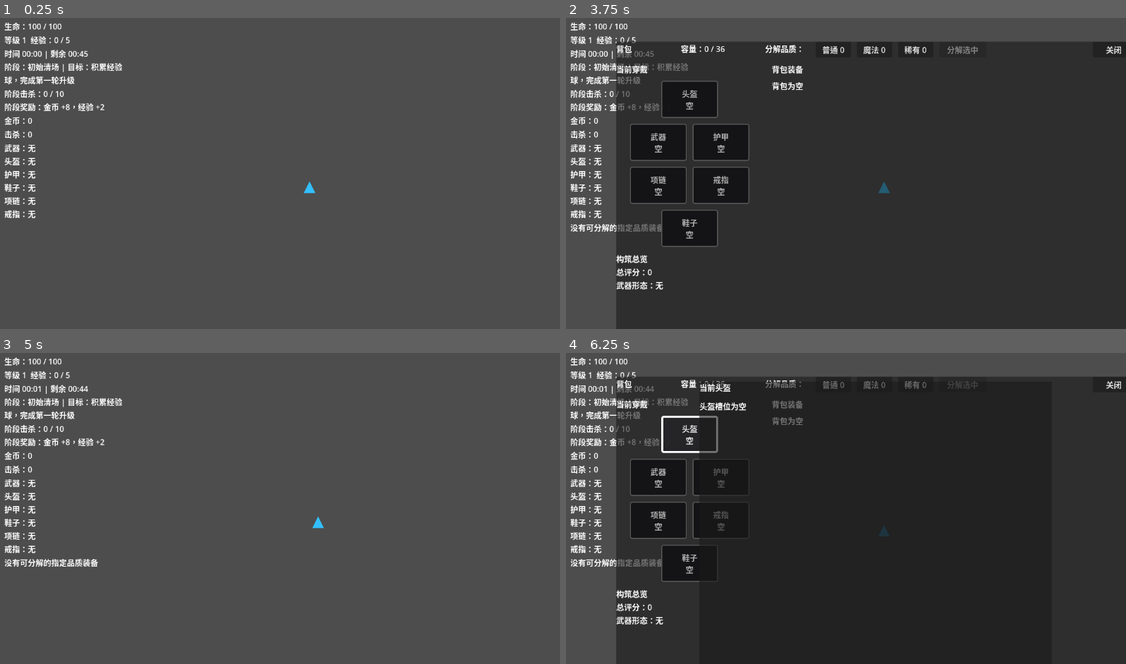
Above: before the commit, frames 1-4 (two rows, left to right).
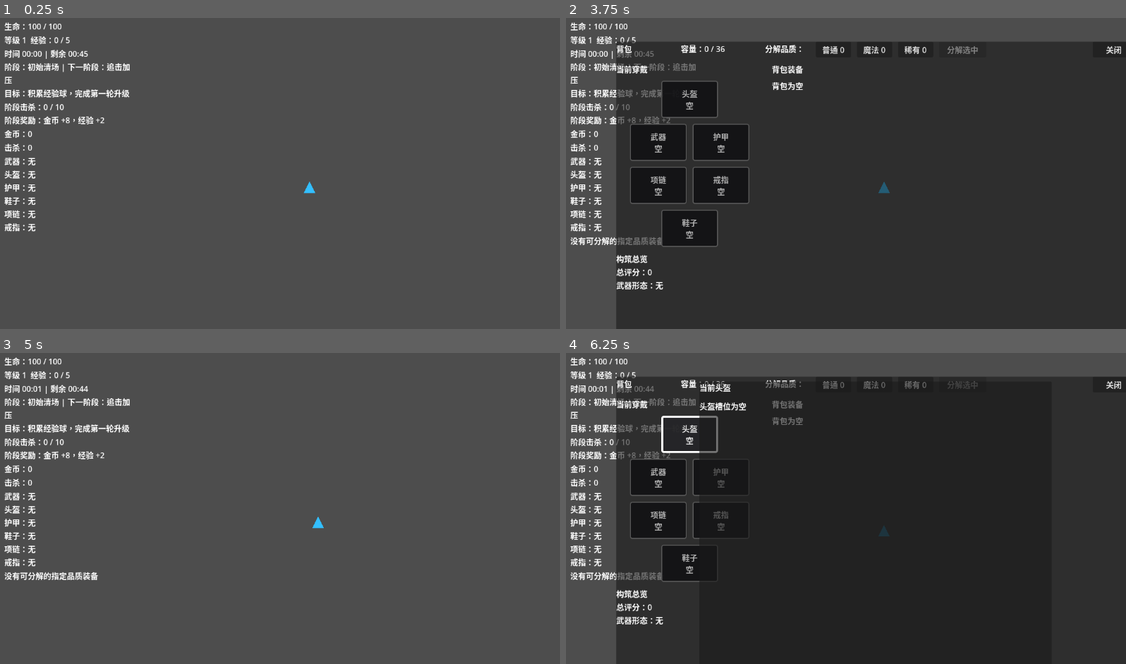
Above: after the commit, the same moments.

Repository: airisuzuki123/RogueLootPrototype
Game: Godot game, scene res://scenes/main.tscn
The game is run twice, just before and just after one commit, with the same random seed, the same clock (stepped at 60 frames per second) and the same inputs.
Inputs (mouse positions are in pixels of both pictures, inside the frame that each line leads up to):
- Up to frame 1 (0.25 s): no input
- Up to frame 2 (3.75 s): tap Enter at 0.5 s; move the mouse to (969, 154) at 0.52 s; hold D (move_right) 0.53-1.25 s; tap B at 0.6 s; click (969, 154) at 0.67 s; click "普通 0" at 1.25 s; click "魔法 0" at 2 s; click "稀有 0" at 2.75 s; click "分解选中" at 3.5 s
- Up to frame 3 (5 s): click "关闭" at 4.25 s
- Up to frame 4 (6.25 s): tap Space at 5 s; move the mouse to (734, 520) at 5.02 s; hold S (move_down) 5.03-5.75 s; tap B at 5.1 s; click "头盔 空" at 5.75 s

The runs differ from the first frame. In frame 1, 1.6% of the frame differs, in the area x 0-24%, y 14-69%; in frame 2, 1.8%; in frame 3, 2.1%, in the area x 0-24%, y 14-74%; in frame 4, 1.8%.

Commit message:
新增阶段倒计时提示

Diff:
--- a/scripts/core/game_manager.gd
+++ b/scripts/core/game_manager.gd
@@ -123,6 +123,7 @@
 var current_phase_index: int = 0
 var current_phase_kill_start: int = 0
 var current_phase_objective_completed: bool = false
+var current_phase_warning_sent: bool = false
 var latest_run_time_second: int = -1
 
 const UPGRADE_POOL := [
@@ -183,6 +184,7 @@
 	current_phase_index = 0
 	current_phase_kill_start = 0
 	current_phase_objective_completed = false
+	current_phase_warning_sent = false
 	latest_run_time_second = -1
 	gold_changed.emit(gold)
 	enemy_killed.emit(kills)
@@ -206,6 +208,7 @@
 		_emit_run_time_changed(true)
 		complete_run()
 		return
+	_update_phase_warning()
 	_emit_run_time_changed(false)
 
 func get_current_run_phase() -> Dictionary:
@@ -245,6 +248,12 @@
 
 func is_current_phase_objective_completed() -> bool:
 	return current_phase_objective_completed
+
+func get_next_run_phase() -> Dictionary:
+	var next_index := current_phase_index + 1
+	if next_index < 0 or next_index >= RUN_PHASES.size():
+		return {}
+	return RUN_PHASES[next_index].duplicate(true)
 
 func register_player(player_node: Node) -> void:
 	player = player_node
@@ -471,6 +480,7 @@
 	current_phase_index = new_phase_index
 	current_phase_kill_start = kills
 	current_phase_objective_completed = false
+	current_phase_warning_sent = false
 	var phase := get_current_run_phase()
 	run_phase_changed.emit(phase)
 	var message := "进入阶段：%s - %s" % [str(phase.get("name", "未知阶段")), str(phase.get("goal", ""))]
@@ -512,6 +522,21 @@
 	var reward_text := "，".join(reward_parts) if not reward_parts.is_empty() else "无额外奖励"
 	var message := "阶段目标完成：%s，%s" % [str(phase.get("name", "未知阶段")), reward_text]
 	_set_loot_message(message)
+	_set_milestone_message(message)
+
+func _update_phase_warning() -> void:
+	if current_phase_warning_sent:
+		return
+	var remaining_seconds := get_current_phase_remaining_seconds()
+	if remaining_seconds < 0 or remaining_seconds > 10:
+		return
+	current_phase_warning_sent = true
+	var next_phase := get_next_run_phase()
+	var message := ""
+	if next_phase.is_empty():
+		message = "终局试炼即将完成，坚持最后 %d 秒" % remaining_seconds
+	else:
+		message = "%d 秒后进入：%s" % [remaining_seconds, str(next_phase.get("name", "下一阶段"))]
 	_set_milestone_message(message)
 
 func _get_phase_index_for_time(elapsed_time: float) -> int:
--- a/scripts/ui/hud.gd
+++ b/scripts/ui/hud.gd
@@ -231,10 +231,12 @@
 
 func _on_run_time_changed(elapsed_seconds: int, phase: Dictionary, remaining_seconds: int) -> void:
 	var remaining_text := "剩余 %s" % _format_time(remaining_seconds) if remaining_seconds >= 0 else "持续压力"
-	run_phase_label.text = "时间 %s | %s\n阶段：%s | 目标：%s" % [
+	var next_phase_text := _format_next_phase_text()
+	run_phase_label.text = "时间 %s | %s\n阶段：%s | %s\n目标：%s" % [
 		_format_time(elapsed_seconds),
 		remaining_text,
 		str(phase.get("name", "未知阶段")),
+		next_phase_text,
 		str(phase.get("goal", ""))
 	]
 
@@ -751,6 +753,12 @@
 	var seconds := total_seconds % 60
 	return "%02d:%02d" % [minutes, seconds]
 
+func _format_next_phase_text() -> String:
+	var next_phase := GameManager.get_next_run_phase()
+	if next_phase.is_empty():
+		return "终局"
+	return "下一阶段：%s" % str(next_phase.get("name", "未知阶段"))
+
 func _format_phase_reward(phase: Dictionary) -> String:
 	var parts: Array[String] = []
 	var reward_gold := maxi(0, int(phase.get("reward_gold", 0)))
Not shown, changed: README.md
Not shown, changed: docs/design.md
Not shown, changed: docs/stage-plan.md
